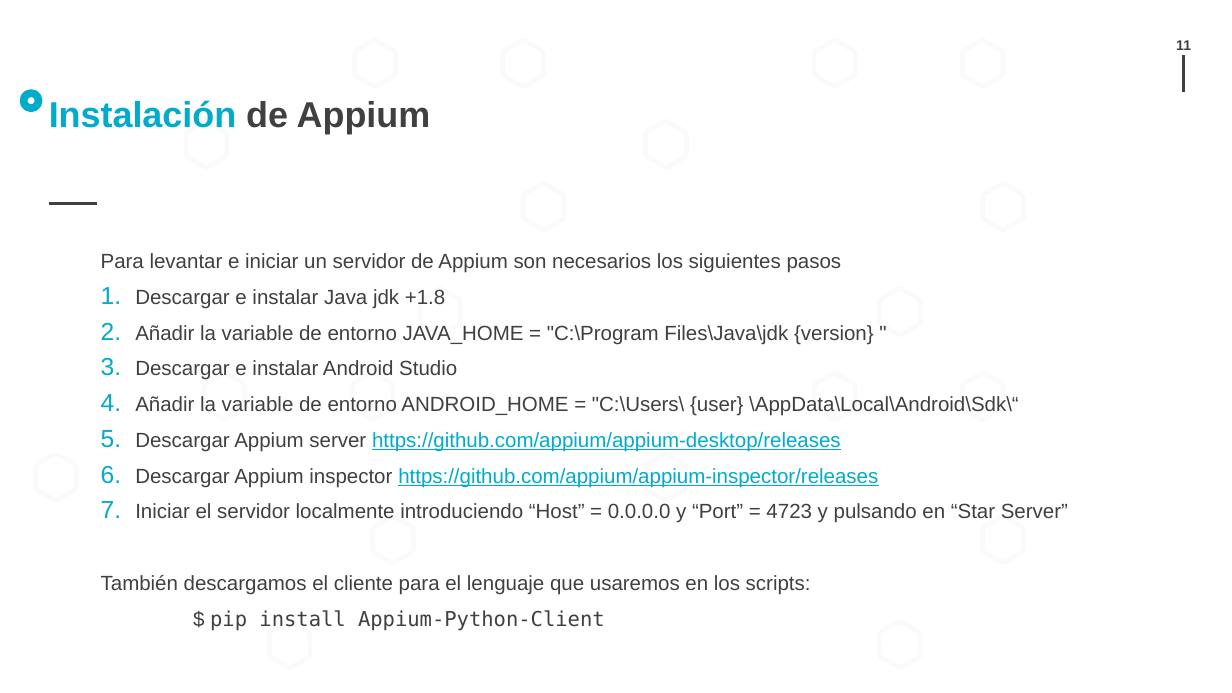
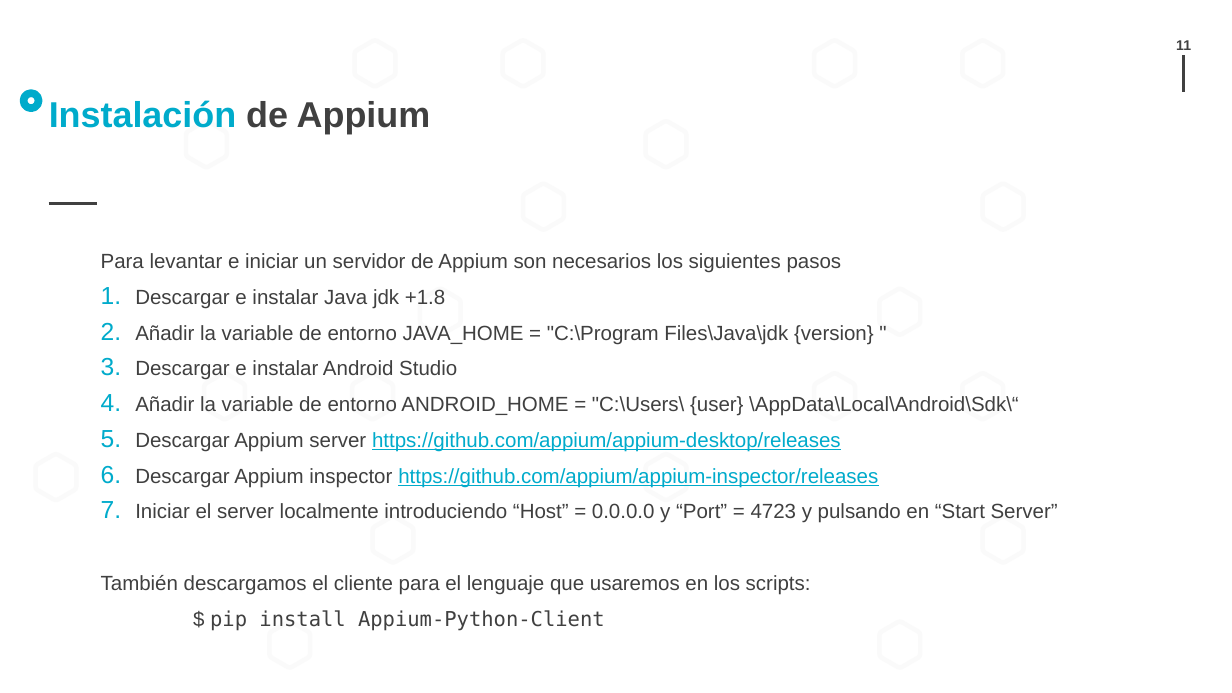
Before and after one commit to manzanero/appium-exposition-es, a slide deck: slide 11 of 2022-03-10__Appium__Alejandro_Manzanero.pptx. Drawn at 1232x693 pixels with LibreOffice and Linux fonts; fonts in the diff are those of the drawing; background and template pictures are left out. Boxes give left, top, right and bottom in pixels: in the first picture for what was removed or moved away, otherwise in the second. Text is boxed around its words. In the diff, an @@ line names an element or a change of style, - is before the commit and + after.

```diff
--- a/2022-03-10__Appium__Alejandro_Manzanero.pptx
+++ b/2022-03-10__Appium__Alejandro_Manzanero.pptx
@@ text at (135, 503, 1058, 523): text changed @@
-7. Iniciar el servidor localmente introduciendo “Host” = 0.0.0.0 y “Port” = 4723 y pulsando en “Star Server”
+7. Iniciar el server localmente introduciendo “Host” = 0.0.0.0 y “Port” = 4723 y pulsando en “Start Server”
```
Also in this commit, not shown: 4 other slides changed, 6 slides added, 1 other file.
